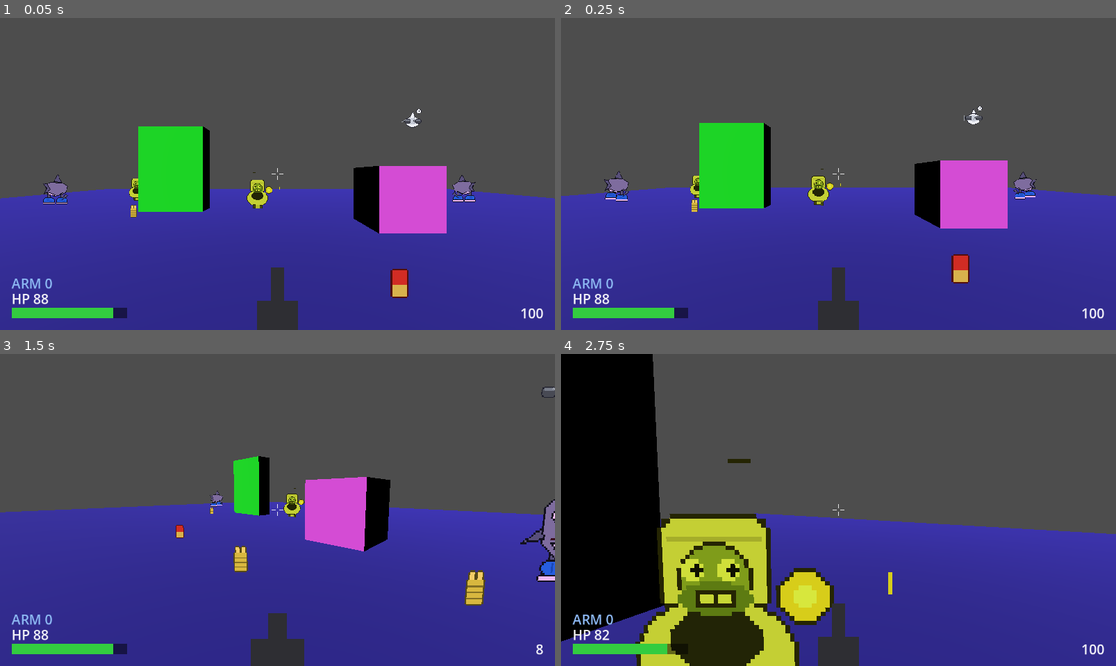
Above: before the commit, frames 1-4 (two rows, left to right).
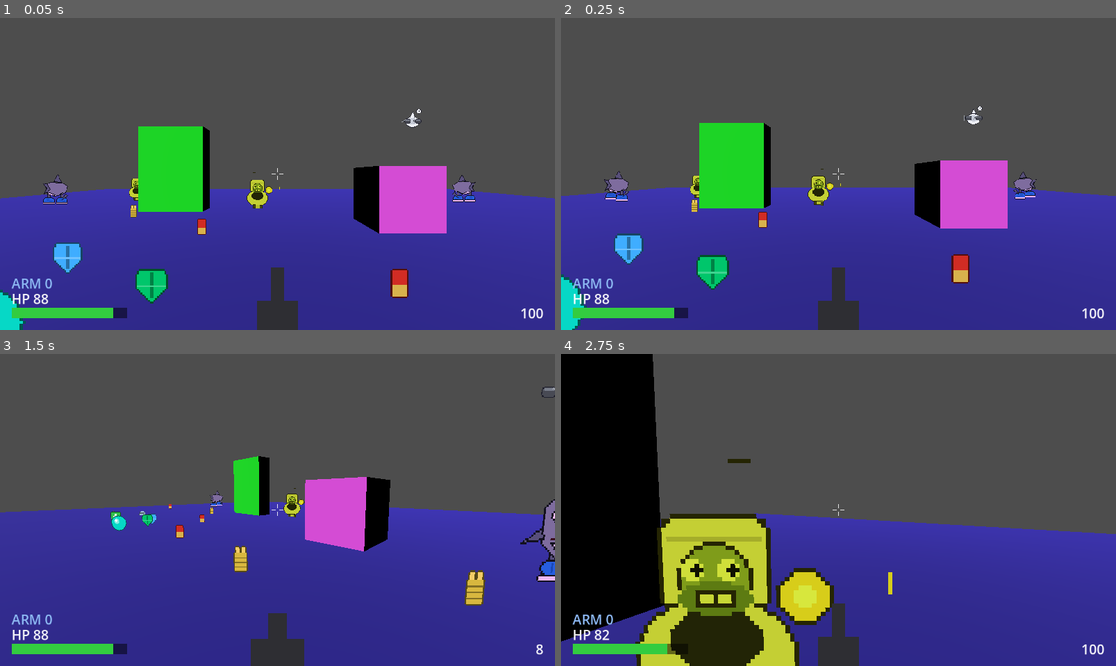
Above: after the commit, the same moments.

Repository: Rognlosh/DoomGodotYandex
Game: Godot game, scene res://scenes/main/main.tscn
Two runs of this game, one before a commit and one after it. Both use one fixed random seed, a clock stepped at 60 frames per second and the inputs below.
Inputs (mouse positions are in pixels of both pictures, inside the frame that each line leads up to):
- Up to frame 1 (0.05 s): no input
- Up to frame 2 (0.25 s): no input
- Up to frame 3 (1.5 s): tap Enter at 0.5 s; move the mouse to (399, 494) at 0.52 s; press the mouse at (399, 494) at 0.53 s; hold D (move_right) 0.53-1.28 s; tap Space (jump) at 0.77 s; move the mouse to (249, 510) at 1.27 s; release the mouse at (249, 510) at 1.28 s; hold W (move_forward) from 1.28 s (still down); tap Mouse wheel up (weapon_next) at 1.35 s
- Up to frame 4 (2.75 s): keep holding W (move_forward); tap Space (jump) at 1.52 s; move the mouse to (849, 503) at 2.02 s; hold Mouse wheel down (weapon_prev) from 2.03 s (still down)

The runs differ from the first frame. In frame 1, 1.4% of the frame differs, in the area x 0-38%, y 64-100%; in frame 2, 1.5%, in the area x 0-38%, y 62-100%; in frame 3, 0.2%; in frame 4, nothing differs.

Commit message:
Раскид

Diff:
--- a/scenes/levels/test_level.tscn
+++ b/scenes/levels/test_level.tscn
@@ -4,7 +4,14 @@
 [ext_resource type="PackedScene" uid="uid://brss1c0pylcw7" path="res://scenes/enemies/rusher.tscn" id="3_fr1um"]
 [ext_resource type="PackedScene" uid="uid://cp18osb6lofdo" path="res://scenes/enemies/shooter.tscn" id="4_48ne7"]
 [ext_resource type="PackedScene" uid="uid://bgwuea57qy16a" path="res://scenes/enemies/flyer.tscn" id="5_6xh4u"]
-[ext_resource type="PackedScene" uid="uid://cshellspickup0" path="res://scenes/pickups/ammo/shells_pickup.tscn" id="6_shl"]
+[ext_resource type="PackedScene" uid="uid://buc6jw652cenw" path="res://scenes/pickups/health/medikit.tscn" id="5_7x1jh"]
+[ext_resource type="PackedScene" uid="uid://dxpb546mp7lek" path="res://scenes/pickups/armor/armor_bonus.tscn" id="6_eaa0b"]
+[ext_resource type="PackedScene" uid="uid://dpfhdqm4gwl3i" path="res://scenes/pickups/health/health_bonus.tscn" id="6_hfwtw"]
+[ext_resource type="PackedScene" uid="uid://bgfgmkhxv4l16" path="res://scenes/pickups/ammo/shells_pickup.tscn" id="6_shl"]
+[ext_resource type="PackedScene" uid="uid://coa10rr4av5rr" path="res://scenes/pickups/armor/armor_green.tscn" id="7_2mu0v"]
+[ext_resource type="PackedScene" uid="uid://c4hoyp01gwoo3" path="res://scenes/pickups/armor/armor_blue.tscn" id="8_jmx14"]
+[ext_resource type="PackedScene" uid="uid://bj1k41he46fmw" path="res://scenes/pickups/health/stimpack.tscn" id="11_a5rnb"]
+[ext_resource type="PackedScene" uid="uid://duindq6qmt6x8" path="res://scenes/pickups/health/soulsphere.tscn" id="12_fqldq"]
 
 [sub_resource type="StandardMaterial3D" id="StandardMaterial3D_3hp5k"]
 albedo_color = Color(0.16274172, 0.12389998, 0.59, 1)
@@ -67,3 +74,30 @@
 
 [node name="ShellsPickup" parent="." unique_id=700200700 instance=ExtResource("6_shl")]
 transform = Transform3D(1, 0, 0, 0, 1, 0, 0, 0, 1, 1.5, 0, 1.5)
+
+[node name="Pickup4" parent="." unique_id=385962937 instance=ExtResource("6_shl")]
+transform = Transform3D(1, 0, 0, 0, 1, 0, 0, 0, 1, -1.7216705, 4.7683716e-07, -0.6246252)
+
+[node name="Pickup5" parent="." unique_id=996508595 instance=ExtResource("6_shl")]
+transform = Transform3D(1, 0, 0, 0, 1, 0, 0, 0, 1, -9.137199, 0, -1.6624913)
+
+[node name="Pickup6" parent="." unique_id=1230737485 instance=ExtResource("6_eaa0b")]
+transform = Transform3D(1, 0, 0, 0, 1, 0, 0, 0, 1, -4.505233, 0, 1.0826163)
+
+[node name="Pickup7" parent="." unique_id=958992326 instance=ExtResource("8_jmx14")]
+transform = Transform3D(1, 0, 0, 0, 1, 0, 0, 0, 1, -3.0529075, 0, 1.0444756)
+
+[node name="Pickup8" parent="." unique_id=871687047 instance=ExtResource("7_2mu0v")]
+transform = Transform3D(1, 0, 0, 0, 1, 0, 0, 0, 1, -1.5177238, 0, 1.5510335)
+
+[node name="Pickup9" parent="." unique_id=1303063760 instance=ExtResource("6_hfwtw")]
+transform = Transform3D(1, 0, 0, 0, 1, 0, 0, 0, 1, -6.0805798, 0, 2.0004897)
+
+[node name="Pickup10" parent="." unique_id=1989345855 instance=ExtResource("5_7x1jh")]
+transform = Transform3D(1, 0, 0, 0, 1, 0, 0, 0, 1, -3.9273493, 0, 2.1734552)
+
+[node name="Pickup11" parent="." unique_id=2109015855 instance=ExtResource("11_a5rnb")]
+transform = Transform3D(1, 0, 0, 0, 1, 0, 0, 0, 1, -5.0803967, 4.7683716e-07, 2.0611157)
+
+[node name="Pickup12" parent="." unique_id=1161971198 instance=ExtResource("12_fqldq")]
+transform = Transform3D(1, 0, 0, 0, 1, 0, 0, 0, 1, -2.438869, 0, 2.2852874)
Not shown: 1 places in scenes/pickups/ammo/shells_pickup.tscn that only renumber resources
